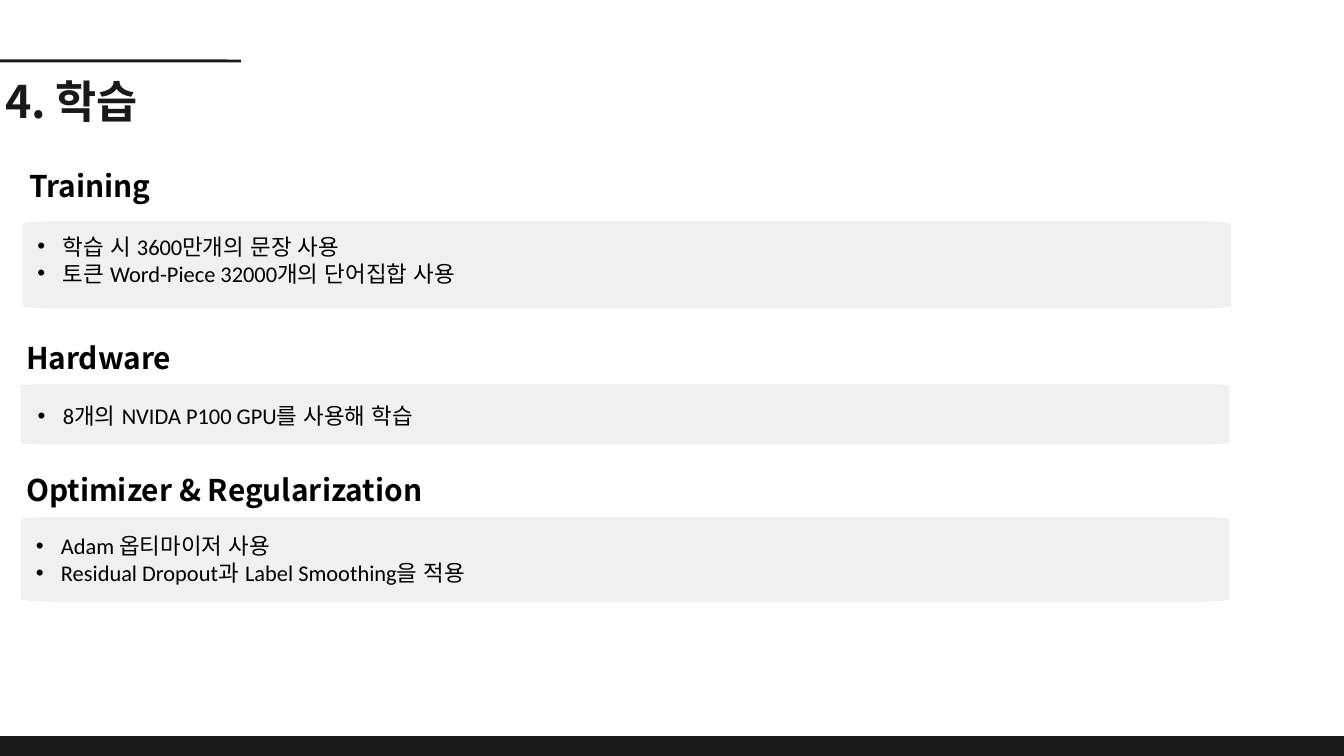
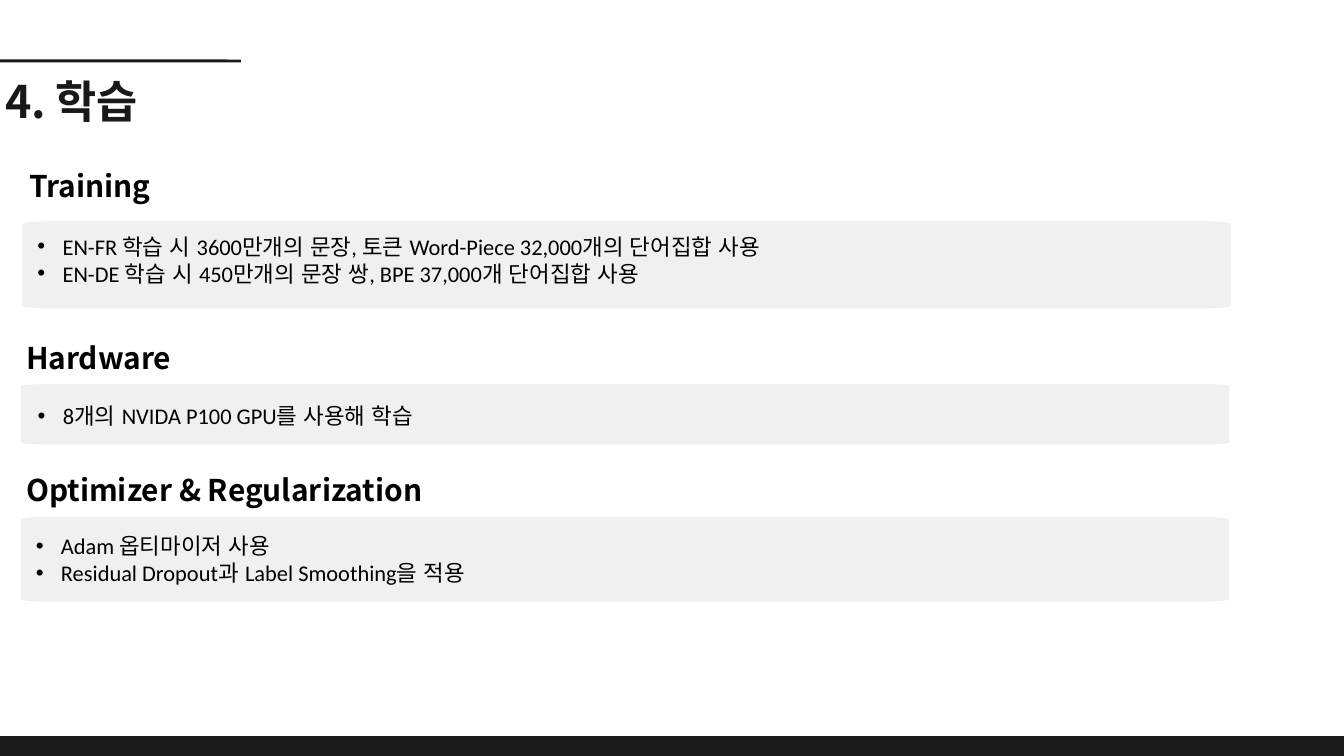
Before and after one commit to dbehdrbs0806/4th_2sem, a slide deck: slide 14 of ReinforcementLearning/20204077_유동균_Transformer 발표.pptx. Drawn at 1344x756 pixels with LibreOffice and Linux fonts; fonts in the diff are those of the drawing. Boxes give left, top, right and bottom in pixels: in the first picture for what was removed or moved away, otherwise in the second. Text is boxed around its words. In the diff, an @@ line names an element or a change of style, - is before the commit and + after.

```diff
--- a/ReinforcementLearning/20204077_유동균_Transformer 발표.pptx
+++ b/ReinforcementLearning/20204077_유동균_Transformer 발표.pptx
@@ text at (63, 236, 760, 285): text changed @@
-• 학습 시 3600만개의 문장 사용
-• 토큰 Word-Piece 32000개의 단어집합 사용
+• EN-FR 학습 시 3600만개의 문장, 토큰 Word-Piece 32,000개의 단어집합 사용
+• EN-DE 학습 시 450만개의 문장 쌍, BPE 37,000개 단어집합 사용
```
Also in this commit, not shown: 7 other slides changed, 1 other file.
